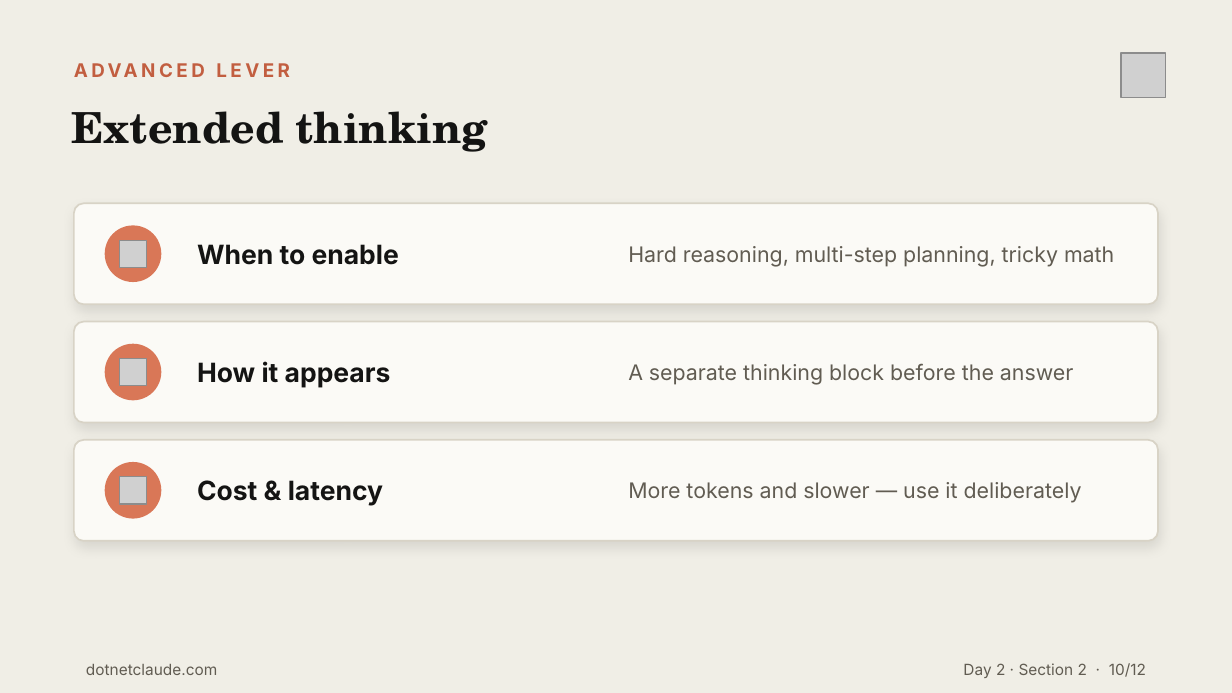
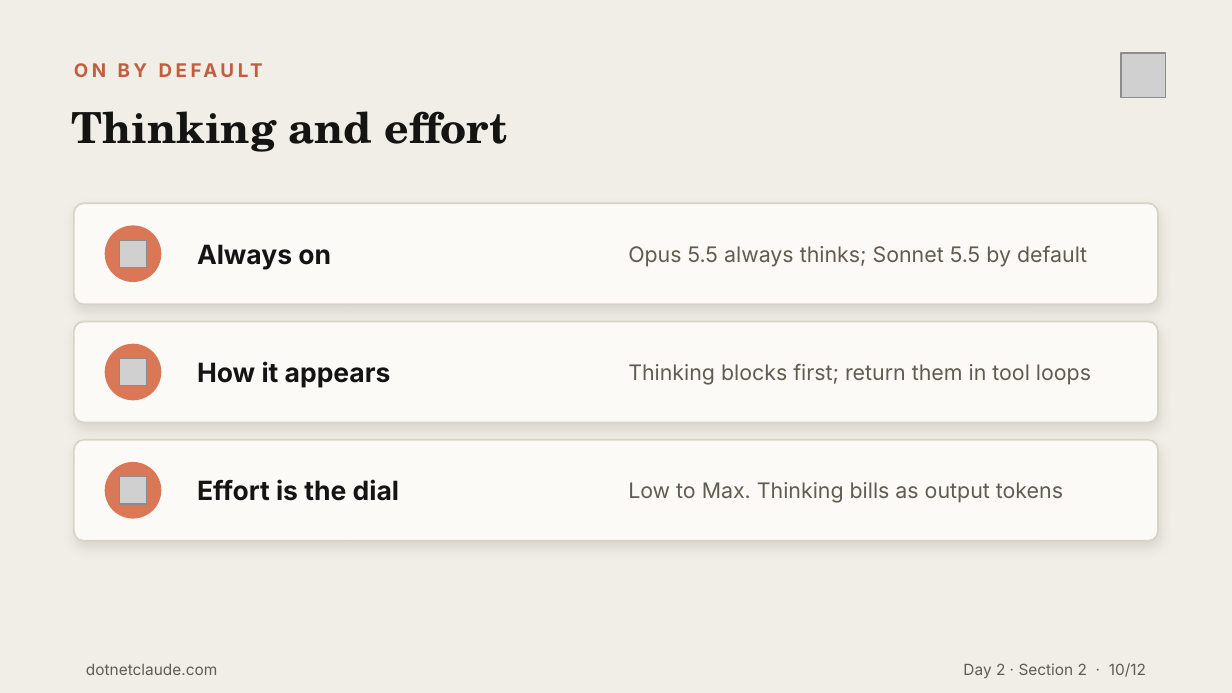
Before and after one commit to cwoodruff/dotnet-claude-workshop-content, a slide deck: slide 10 of decks/Day 2/Day2-Section2-Streaming-Tools-Thinking.pptx. Drawn at 1232x693 pixels with LibreOffice and Linux fonts; fonts in the diff are those of the drawing; grey boxes stand for pictures. Boxes give left, top, right and bottom in pixels: in the first picture for what was removed or moved away, otherwise in the second. Text is boxed around its words. In the diff, an @@ line names an element or a change of style, - is before the commit and + after.

```diff
--- a/decks/Day 2/Day2-Section2-Streaming-Tools-Thinking.pptx
+++ b/decks/Day 2/Day2-Section2-Streaming-Tools-Thinking.pptx
@@ text at box(74, 52, 1010, 89): text changed @@
-ADVANCED LEVER
+ON BY DEFAULT
@@ text at box(71, 111, 508, 152): text changed @@
-Extended thinking
+Thinking and effort
@@ text at box(197, 244, 331, 270): text changed @@
-When to enable
+Always on
@@ text at box(628, 245, 1087, 267): text changed @@
-Hard reasoning, multi-step planning, tricky math
+Opus 5.5 always thinks; Sonnet 5.5 by default
@@ text at box(628, 363, 1091, 385): text changed @@
-A separate thinking block before the answer
+Thinking blocks first; return them in tool loops
@@ text at box(197, 479, 399, 501): text changed @@
-Cost & latency
+Effort is the dial
@@ text at box(628, 482, 1063, 503): text changed @@
-More tokens and slower — use it deliberately
+Low to Max. Thinking bills as output tokens
```
Also in this commit, not shown: 2 other slides changed, 32 other files.
